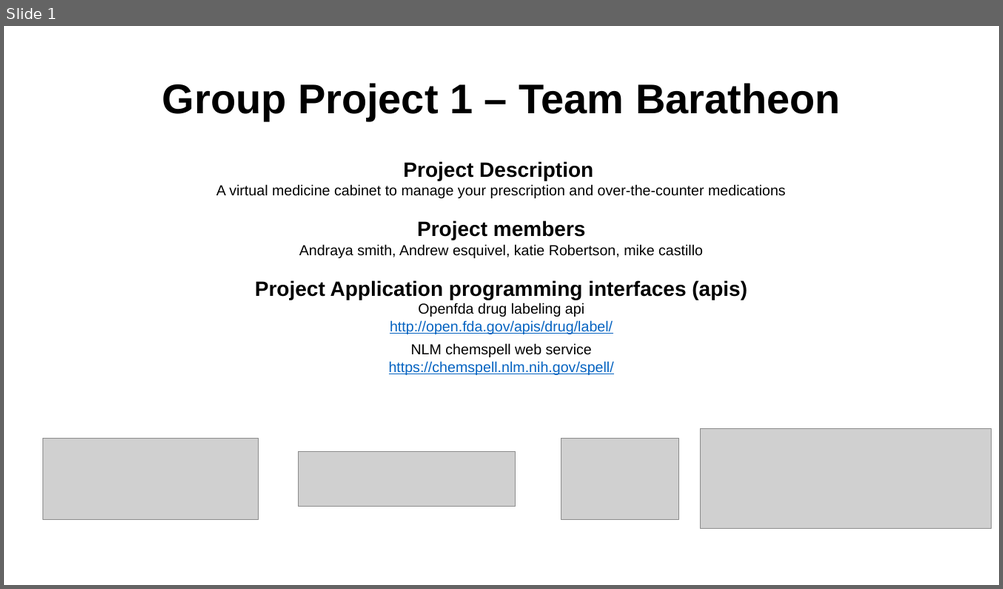
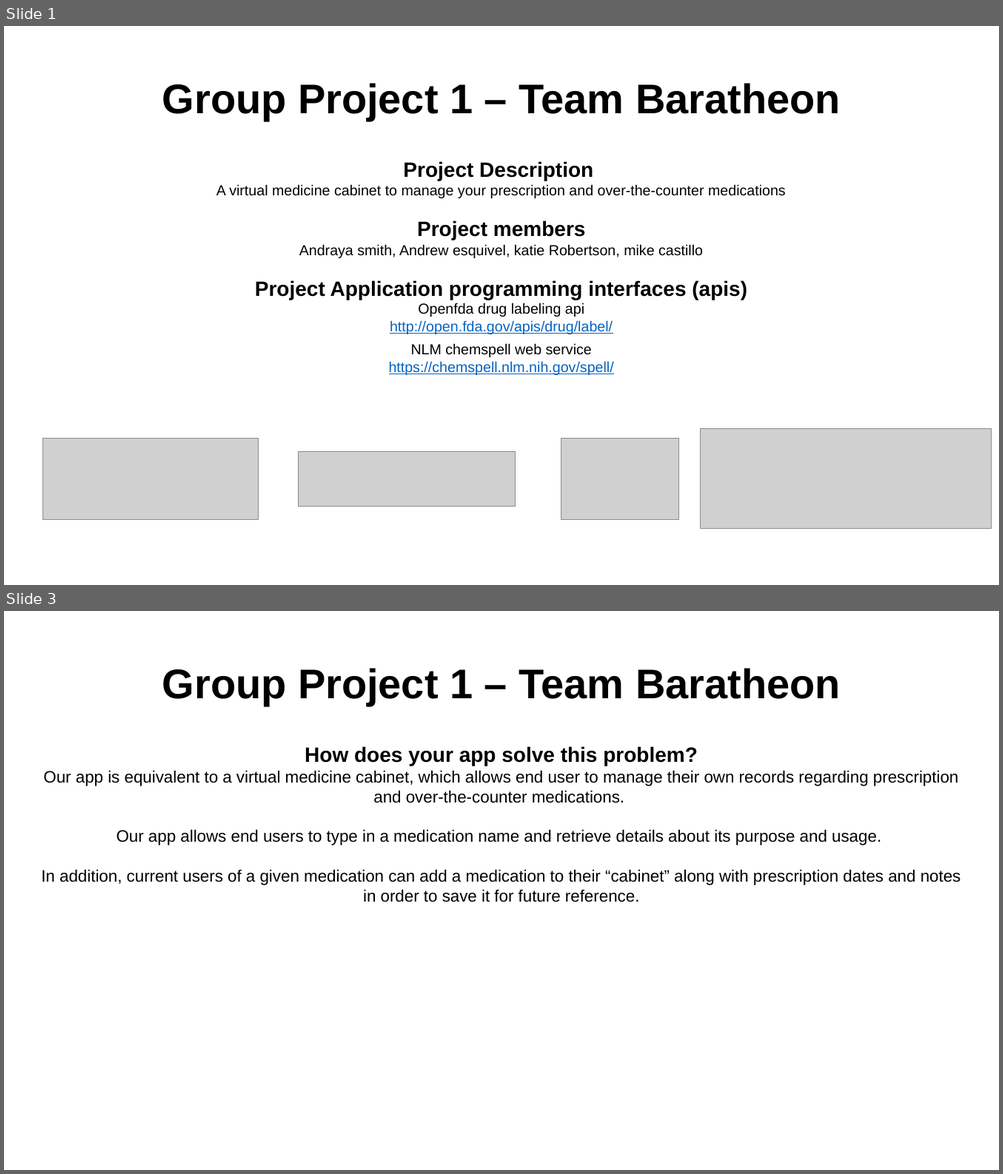
Before and after one commit to katiebug32/Medicine-Cabinet, a slide deck: presentation/Group-Presentation-v1.pptx. Shown one above the other, each under a label of ours: slide 1 before the commit, slides 1 and 3 after it; the slides between them are not shown. The pictures are 1003x589 and 1003x1174 pixels, drawn with LibreOffice and Linux fonts; fonts in the diff are those of the drawing; grey boxes stand for pictures; background and template pictures are left out. Boxes give left, top, right and bottom in pixels: in the first picture for what was removed or moved away, otherwise in the second. Text is boxed around its words. In the diff, an @@ line names an element or a change of style, - is before the commit and + after.

```diff
--- a/presentation/Group-Presentation-v1.pptx
+++ b/presentation/Group-Presentation-v1.pptx
@@ slide 3 added at [4, 611, 999, 1170], background picture (left out) @@
@@ title added at [162, 668, 840, 706], 40 pt, text #000000, bold @@
+Group Project 1 – Team Baratheon
@@ text added at [41, 746, 961, 903], 16 pt, text #000000 @@
+How does your app solve this problem?
+Our app is equivalent to a virtual medicine cabinet, which allows end user to manage their own records regarding prescription and over-the-counter medications.
+Our app allows end users to type in a medication name and retrieve details about its purpose and usage.
+In addition, current users of a given medication can add a medication to their “cabinet” along with prescription dates and notes in order to save it for future reference.
```
Also in this commit, not shown: 3 other slides added.
